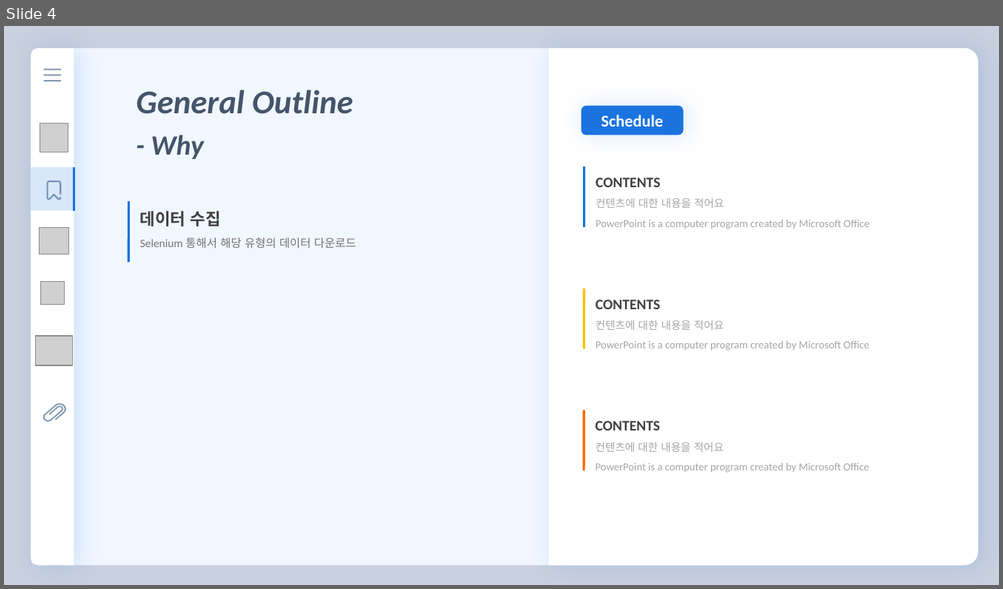
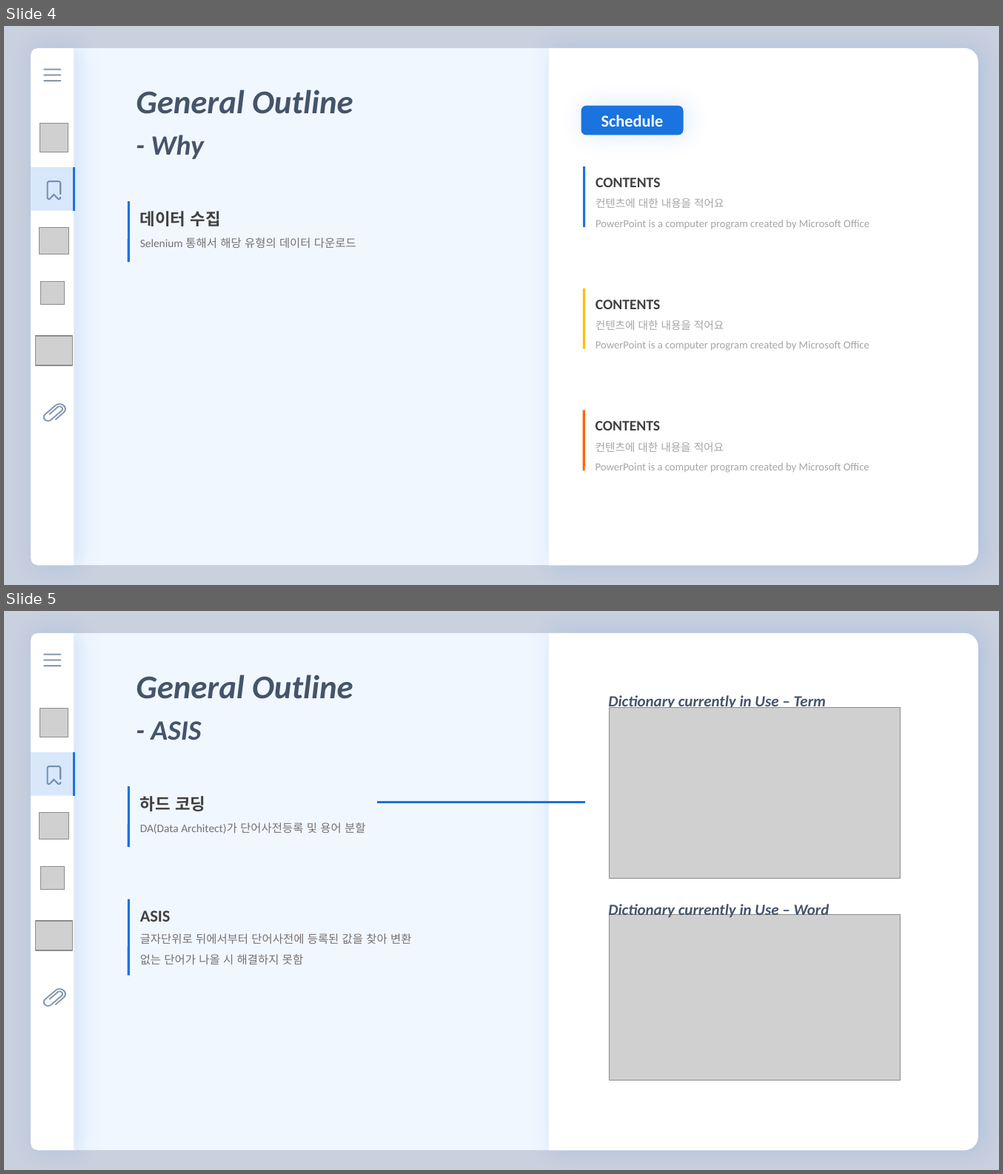
Before and after one commit to florentious/AutoGenerating_VariableName, a slide deck: Text/Presentation/presentation_ver0_4.pptm. Shown one above the other, each under a label of ours: slide 4 before the commit, slides 4 and 5 after it. The pictures are 1003x589 and 1003x1174 pixels, drawn with LibreOffice and Linux fonts; fonts in the diff are those of the drawing; grey boxes stand for pictures. Boxes give left, top, right and bottom in pixels: in the first picture for what was removed or moved away, otherwise in the second. Text is boxed around its words. In the diff, an @@ line names an element or a change of style, - is before the commit and + after.

```diff
--- a/Text/Presentation/presentation_ver0_4.pptm
+++ b/Text/Presentation/presentation_ver0_4.pptm
@@ slide 5 added at (4,611,999,1170), background #C9D0DE @@
@@ round same rect added at (74,633,979,1151), fill #F1F7FF @@
@@ round same rect added at (549,633,978,1150), fill #FFFFFF @@
@@ text added at (136,675,353,699), 32 pt, text #44546A, bold, italic @@
+General Outline
@@ text added at (608,693,825,711), 15 pt, text #44546A, bold, italic @@
+Dictionary currently in Use – Term
@@ text added at (151,721,201,741), 27 pt, text #44546A, bold, italic @@
+- ASIS
@@ picture added at (609,707,900,878) @@
@@ table added at (31,752,74,795), 1 rows, 1 columns @@
+
@@ line added from (128, 786) to (128, 847), #1A73DE 2.25 pt @@
@@ text added at (140,796,365,834), 11 pt, text #767171 @@
+하드 코딩
+DA(Data Architect)가 단어사전등록 및 용어 분할
@@ line added from (377, 803) to (585, 803), #1A73DE 2 pt @@
@@ group added at (31,632,74,1150): 4 pictures, 3 rounded rectangles, 2 freeform shapes, 1 round same rect @@
@@ line added from (128, 900) to (128, 976), #1A73DE 2.25 pt @@
@@ text added at (140,911,411,965), 11 pt, text #767171 @@
+ASIS
+글자단위로 뒤에서부터 단어사전에 등록된 값을 찾아 변환
+없는 단어가 나올 시 해결하지 못함
@@ text added at (608,902,829,920), 15 pt, text #44546A, bold, italic @@
+Dictionary currently in Use – Word
@@ picture added at (609,915,900,1081) @@
```
Also in this commit, not shown: 9 slides changed, 1 other slide added, 1 slide removed, 22 other files.
